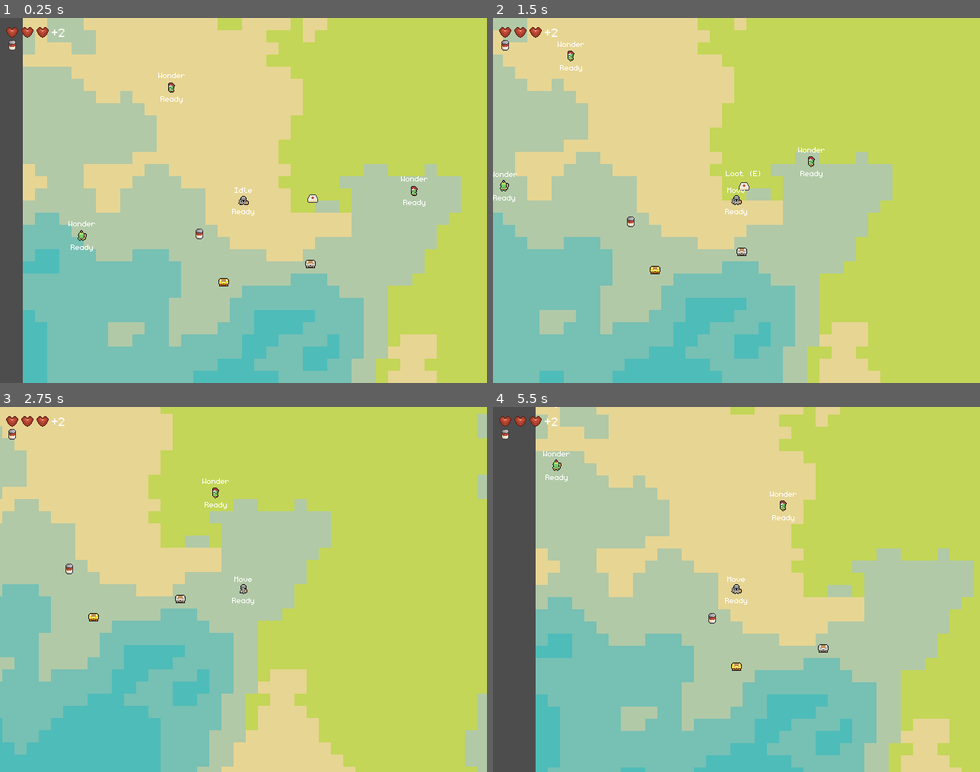
Above: before the commit, frames 1-4 (two rows, left to right).
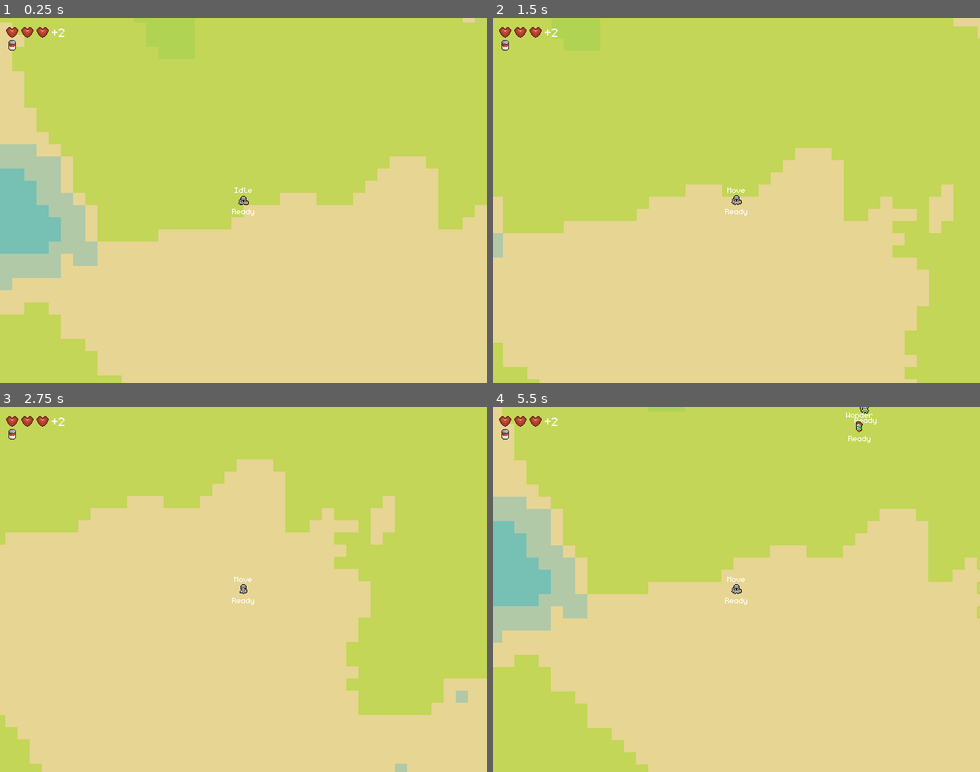
Above: after the commit, the same moments.

Repository: dmitriy-shmilo/GBIC23
Game: Godot game, scene res://main.tscn
Two runs of this game, one before a commit and one after it. Both use one fixed random seed, a clock stepped at 60 frames per second and the inputs below.
Inputs:
- Up to frame 1 (0.25 s): no input
- Up to frame 2 (1.5 s): hold D (move_right) 0.53-1.28 s; tap Space (attack) at 0.6 s; hold S (move_down) from 1.28 s (still down); tap E (interact) at 1.35 s
- Up to frame 3 (2.75 s): release S (move_down) at 2.03 s; hold D (move_right) from 2.03 s (still down); tap Space (attack) at 2.1 s
- Up to frame 4 (5.5 s): release D (move_right) at 2.78 s; hold W (move_up) 2.78-3.53 s; tap E (interact) at 2.85, 4.35 s; hold A (move_left) 3.53-5.03 s; tap Space (attack) at 3.6, 5.1 s; hold S (move_down) from 5.03 s (still down)

The runs differ from the first frame. In frame 1, 75% of the frame differs, in the area x 0-100%, y 0-100%; in frame 2, 65%; in frame 3, 61%; in frame 4, 79%.

Commit message:
Improve world generation.

Diff:
--- a/main.gd
+++ b/main.gd
@@ -1,24 +1,105 @@
 class_name Level
 extends Node2D
 
+const TILE_SIZE = 16
+
+const CHEST_NORMAL = preload("res://items/chest_normal.tres")
+const CHEST_RARE = preload("res://items/chest_rare.tres")
+const PICKUP_SCENE = preload("res://map/pickup.tscn")
+const PLAYER_SCENE = preload("res://player/player.tscn")
+const ENEMY_SCENE = preload("res://enemy/enemy.tscn")
 
 @onready var _tilemap = $"TileMap"
+@onready var _objects = $"Objects"
+@onready var _player = $"Objects/Player"
 
 var _moisture = FastNoiseLite.new()
 var _altitude = FastNoiseLite.new()
+var _radius = 128
 
 func _ready() -> void:
 	_moisture.seed = randi()
 	_altitude.seed = randi()
 	_moisture.frequency *= 4
 	_altitude.frequency *= 4
-	for x in range(0, 64):
-		for y in range(0, 64):
-			var altitude = _altitude.get_noise_2d(x / 2.0, y / 2.0) * 2
+	_generate_terrain()
+	_place_loot()
+	_place_player()
+
+
+func _place_player() -> void:
+	# TODO: spawn randomly off-center
+	_player.global_position = Vector2(0, 0)
+	pass
+
+
+func _place_loot() -> void:
+	# TODO: determine by difficulty and randomize
+	var extra_chest_count = 4
+
+	# guarantee a chest nearby
+	var dx = randi_range(_radius / 8, _radius / 4) * [-1, 1].pick_random()
+	var dy = randi_range(_radius / 8, _radius / 4) * [-1, 1].pick_random()
+	var chest = PICKUP_SCENE.instantiate() as Pickup
+	# TODO: check if on a solid terrain
+	chest.global_position = Vector2(dx, dy) * TILE_SIZE
+	chest.item = CHEST_NORMAL
+	add_child(chest)
+
+	_place_guards(Vector2(dx, dy))
+
+	for i in range(extra_chest_count):
+		dx = randi_range(_radius / 4, _radius / 4 * 3) * [-1, 1].pick_random()
+		dy = randi_range(_radius / 4, _radius / 4 * 3) * [-1, 1].pick_random()
+		print(dx, dy)
+		chest = PICKUP_SCENE.instantiate() as Pickup
+		chest.item = CHEST_NORMAL if randi() % 4 > 0 else CHEST_RARE
+		chest.global_position = Vector2(dx, dy) * TILE_SIZE
+		_objects.add_child(chest)
+		_place_guards(Vector2(dx, dy))
+
+
+func _place_guards(center: Vector2i) -> void:
+	# TODO: base on difficulty
+	var guard_count = randi() % 3 + 1
+	var positions = [Vector2i.UP, Vector2i.RIGHT, Vector2i.DOWN, Vector2i.LEFT]
+
+	for i in range(guard_count):
+		# TODO: enemy resource
+		var guard = ENEMY_SCENE.instantiate() as Enemy
+		var offset = positions.pick_random() * (randi() % 3 + 1)
+		guard.global_position = (center + offset) * TILE_SIZE
+		_objects.add_child(guard)
+
+
+func _generate_terrain() -> void:
+	var rsq = _radius * _radius
+	for x in range(-_radius, _radius):
+		for y in range(-_radius, _radius):
+			var distance = Vector2(x, y).length_squared()
+			var altitude_mod = 0.0
+
+			# TODO: smoother altitude faloff
+			if distance <= 4 * 4:
+				altitude_mod = 1.5
+			elif distance <= rsq / 64:
+				altitude_mod = 0.8
+			elif distance <= rsq / 16:
+				altitude_mod = 0.6
+			elif distance <= rsq / 2:
+				altitude_mod = 0.0
+			elif distance <= rsq / 4:
+				altitude_mod = -0.3
+			elif distance < rsq / 1.5:
+				altitude_mod = -0.6
+			else:
+				altitude_mod = -2.0
+
+			var altitude = clampf(_altitude.get_noise_2d(x / 2.0, y / 2.0) * 2 + altitude_mod, -1.0, 1.0)
 			var moisture = round((_moisture.get_noise_2d(x / 2.0, y / 2.0) + 1.0) / 2.0 * 3.0)
 
 			if altitude > 0:
 				_tilemap.set_cell(0, Vector2i(x, y), 1, Vector2i(round(moisture), 0))
 			else:
-				altitude = int((altitude + 1.0) * 3.0)
+				altitude = int(round((altitude + 1.0) * 3.0))
 				_tilemap.set_cell(0, Vector2i(x, y), 1, Vector2i(altitude, 3))
--- a/main.tscn
+++ b/main.tscn
@@ -1,22 +1,18 @@
-[gd_scene load_steps=13 format=3 uid="uid://b7j8u2vq5ha67"]
+[gd_scene load_steps=7 format=3 uid="uid://b7j8u2vq5ha67"]
 
 [ext_resource type="Script" path="res://main.gd" id="1_t5h54"]
 [ext_resource type="Texture2D" uid="uid://ywhkccg72uyq" path="res://assets/img/terrain.png" id="2_sp50l"]
 [ext_resource type="PackedScene" uid="uid://btailb80t6j47" path="res://player/player.tscn" id="3_y7d5t"]
-[ext_resource type="PackedScene" uid="uid://5dkaog5aw2nb" path="res://enemy/enemy.tscn" id="4_pgsah"]
 [ext_resource type="PackedScene" uid="uid://dcsij2ymvcr1x" path="res://gui/hud.tscn" id="5_q1vmy"]
-[ext_resource type="PackedScene" uid="uid://cx6pihteqs2dx" path="res://map/pickup.tscn" id="6_crm3n"]
-[ext_resource type="Resource" uid="uid://dqwnqahncd31d" path="res://items/chest_normal.tres" id="7_6bv2w"]
-[ext_resource type="Resource" uid="uid://xqlubc3spyso" path="res://items/chest_rare.tres" id="8_h3k4m"]
-[ext_resource type="Resource" uid="uid://cybn5ohny8owi" path="res://items/consumables/ration.tres" id="9_kekc5"]
-[ext_resource type="Resource" uid="uid://bdq6u0wynep1d" path="res://items/consumables/big_health.tres" id="10_6d7s8"]
 
 [sub_resource type="TileSetAtlasSource" id="TileSetAtlasSource_02pu7"]
 texture = ExtResource("2_sp50l")
+0:0/next_alternative_id = 5
 0:0/0 = 0
 1:0/0 = 0
 2:0/0 = 0
 3:0/0 = 0
+0:1/next_alternative_id = 2
 0:1/0 = 0
 1:1/0 = 0
 2:1/0 = 0
@@ -30,44 +26,20 @@
 sources/1 = SubResource("TileSetAtlasSource_02pu7")
 
 [node name="Main" type="Node2D"]
-y_sort_enabled = true
 script = ExtResource("1_t5h54")
 
 [node name="TileMap" type="TileMap" parent="."]
 tile_set = SubResource("TileSet_u1q38")
 format = 2
 
-[node name="Player" parent="." instance=ExtResource("3_y7d5t")]
-position = Vector2(290, 262)
-
-[node name="Enemy" parent="." instance=ExtResource("4_pgsah")]
-position = Vector2(203, 119)
-
-[node name="Enemy2" parent="." instance=ExtResource("4_pgsah")]
-position = Vector2(522, 254)
-
-[node name="Enemy3" parent="." instance=ExtResource("4_pgsah")]
-position = Vector2(79, 318)
-
 [node name="CanvasLayer" type="CanvasLayer" parent="."]
 
 [node name="HUD" parent="CanvasLayer" node_paths=PackedStringArray("vitals") instance=ExtResource("5_q1vmy")]
-vitals = NodePath("../../Player/VitalsComponent")
+vitals = NodePath("../../Objects/Player/VitalsComponent")
 
-[node name="Pickup" parent="." instance=ExtResource("6_crm3n")]
-position = Vector2(378, 338)
-item = ExtResource("7_6bv2w")
+[node name="Objects" type="Node2D" parent="."]
+y_sort_enabled = true
 
-[node name="Pickup2" parent="." instance=ExtResource("6_crm3n")]
-position = Vector2(264, 362)
-item = ExtResource("8_h3k4m")
+[node name="Player" parent="Objects" instance=ExtResource("3_y7d5t")]
 
-[node name="Pickup3" parent="." instance=ExtResource("6_crm3n")]
-position = Vector2(232, 300)
-item = ExtResource("9_kekc5")
-
-[node name="Pickup4" parent="." instance=ExtResource("6_crm3n")]
-position = Vector2(381, 253)
-item = ExtResource("10_6d7s8")
-
-[editable path="Player"]
+[editable path="Objects/Player"]
--- a/project.godot
+++ b/project.godot
@@ -70,3 +70,4 @@
 [rendering]
 
 textures/canvas_textures/default_texture_filter=0
+environment/defaults/default_clear_color=Color(0.305882, 0.737255, 0.72549, 1)
